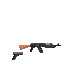
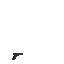
Before/after of a 64 × 64 layered artwork. What changed in the layer stack:
hid group "SPAS-12" (1st of 2) (4 layers) over box(30, 43, 61, 52)
hid group "AK-47" (1st of 2) (7 layers) over box(19, 43, 60, 54)
hid "AK-47 3 copy" over box(19, 43, 60, 51)
hid "AK-47 Magazine 2 copy" over box(37, 46, 43, 53)
hid "AK-47 3" over box(19, 43, 60, 51)
hid "AK-47 Magazine 2" over box(37, 46, 43, 53)
hid "Glock 17 Slide 2" over box(13, 52, 23, 54)
